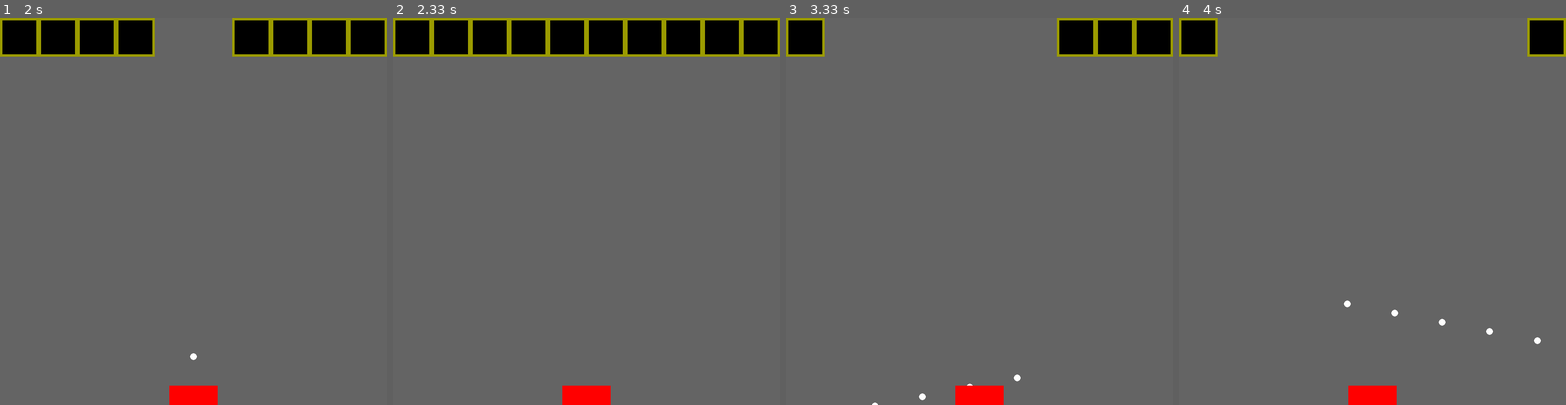
Above: before the commit, frames 1-4 (left to right).
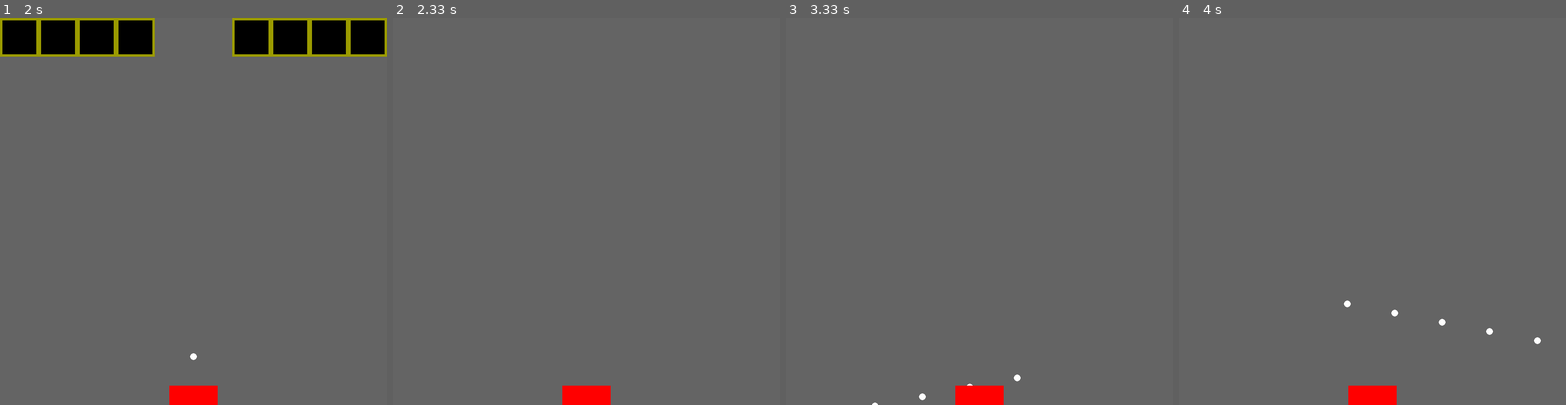
Above: after the commit, the same moments.

Repository: Emruur/BlockBreaker-PyGame
Game: pygame game, started from main.py
The game is run twice, just before and just after one commit, with the same random seed, the same clock (stepped at 60 frames per second) and the same inputs.
Inputs (mouse positions are in pixels of both pictures, inside the frame that each line leads up to):
- Up to frame 1 (2 s): click (193, 211) at 0.38 s
- Up to frame 2 (2.33 s): no input
- Up to frame 3 (3.33 s): click (1126, 358) at 3.22 s
- Up to frame 4 (4 s): no input

Frame 1 is identical in both runs. In frame 2, 10% of the frame differs, in the area x 0-100%, y 0-10%; in frame 3, 4.0%; in frame 4, 2.0%.

Commit message:
Update main.py

Diff:
--- a/main.py
+++ b/main.py
@@ -125,7 +125,7 @@
             elif b.location.y >= HEIGHT and b.in_bounds:
                 balls.remove(b)
                 if(balls==[]):
-                    add_block_row()
+                    #   add_block_row()
                     shift_blocks()
 
 
@@ -157,14 +157,18 @@
 
 def shift_blocks():
     shift_vector= Vector2D(0,BLOCK_LENGTH)
-    for i, row in reversed(list(enumerate(blocks))):
-        for block in row:
-            if not block== None and not i==9:
+    for i in range(8,-1,-1):
+        for e in range(9,-1,-1):
+            block= blocks[i][e]
+            if not block == None:
+                #print(block)
+                block.location.add(shift_vector)
+                blocks[i+1][e]= block
+                blocks[i][e]= None
 
-                e= row.index(block)
-                print(i,e)
-                blocks[i+1][e]= block
-                block.location.add(shift_vector)
+
+
+
 
 
 
